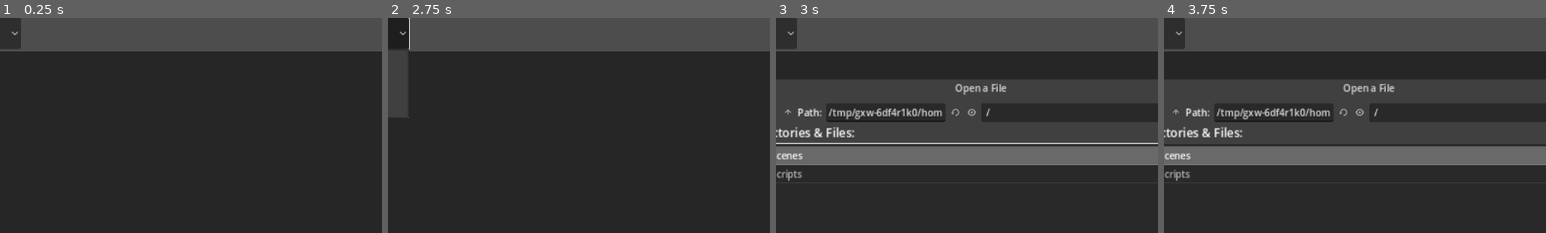
Above: before the commit, frames 1-4 (left to right).
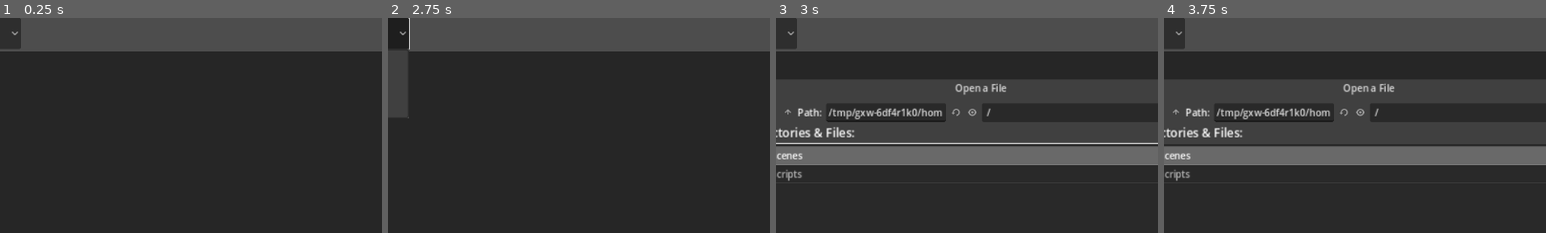
Above: after the commit, the same moments.

Repository: woodbase/puzzel-champ
Game: Godot game, scene res://scenes/main.tscn
Same seed, same stepped clock (60 frames per second), same inputs: the game is played once before the commit and once after it.
Inputs (mouse positions are % of the whole screen's width and height, from its top left):
- Up to frame 1 (0.25 s): no input
- Up to frame 2 (2.75 s): click "4x4" at 0.5 s; click "4x4" at 1.25 s; click "4x4" at 2 s
- Up to frame 3 (3 s): click "Load Image" at 2.75 s
- Up to frame 4 (3.75 s): click (39, 72) at 3.52 s; type "12" at 3.6 s
The pictures show only the part of the screen within x 23-73%, y 0-50%; the shares and areas given below are measured in that part.

Frames 1-2 are identical in both runs. In frame 3, less than 0.1% of the frame differs, in the area x 44-57%, y 42-49%; in frame 4, less than 0.1%.

Commit message:
Fix duplicate variable name i in _fill_polygon
Co-authored-by: woodbase <3465694+woodbase@users.noreply.github.com>

Diff:
--- a/project/scripts/puzzle_generator.gd
+++ b/project/scripts/puzzle_generator.gd
@@ -49,13 +49,13 @@
 				var t := (float(y) - p1.y) / (p2.y - p1.y)
 				intersections.append(p1.x + t * (p2.x - p1.x))
 		intersections.sort()
-		var i := 0
-		while i + 1 < intersections.size():
-			var x_start := maxi(0, int(ceil(intersections[i])))
-			var x_end := mini(width - 1, int(floor(intersections[i + 1])))
+		var intersection_idx := 0
+		while intersection_idx + 1 < intersections.size():
+			var x_start := maxi(0, int(ceil(intersections[intersection_idx])))
+			var x_end := mini(width - 1, int(floor(intersections[intersection_idx + 1])))
 			for x in range(x_start, x_end + 1):
 				image.set_pixel(x, y, Color.WHITE)
-			i += 2
+			intersection_idx += 2
 
 ## Slices an ImageTexture into a grid of piece textures.
 ## Returns an Array[ImageTexture] ordered row-by-row, left-to-right.
